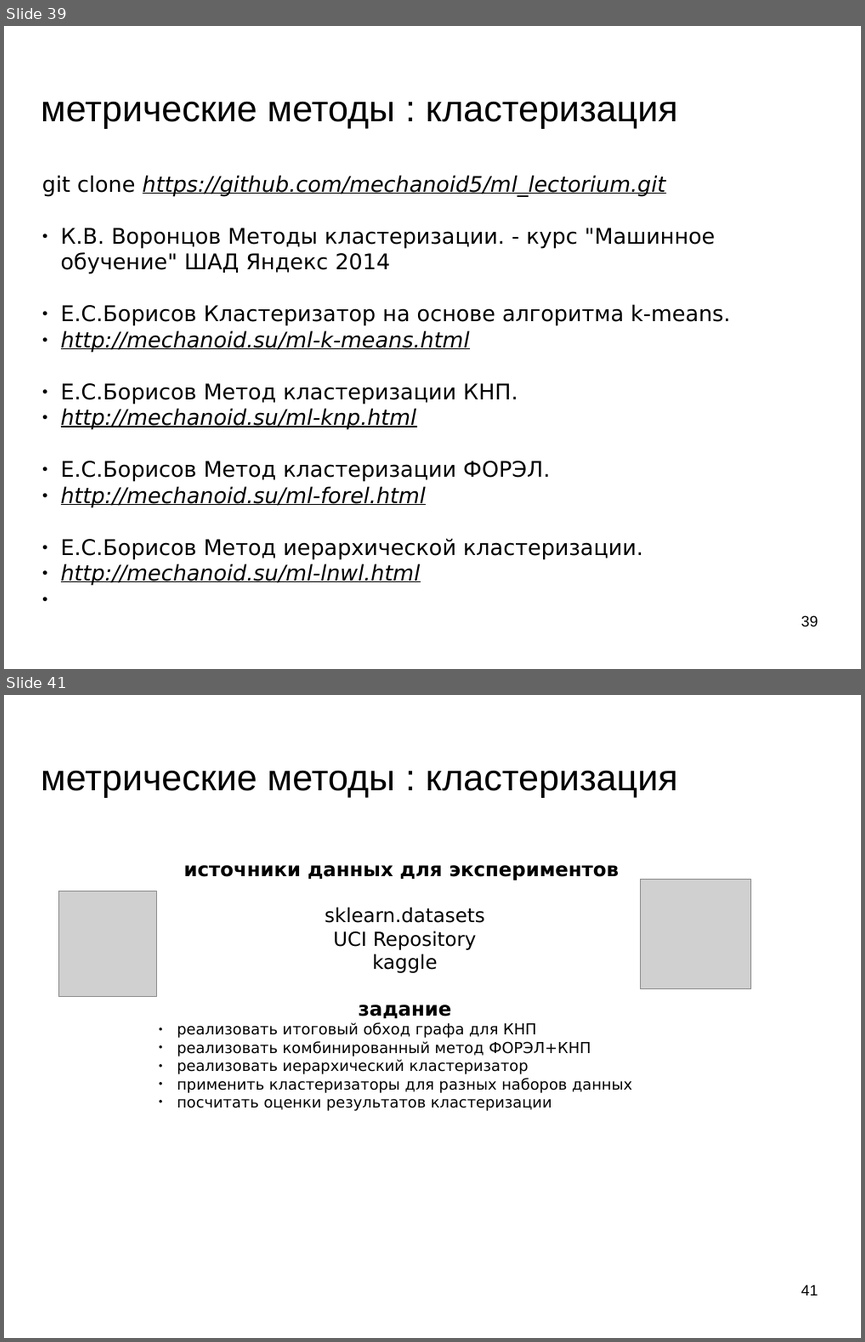
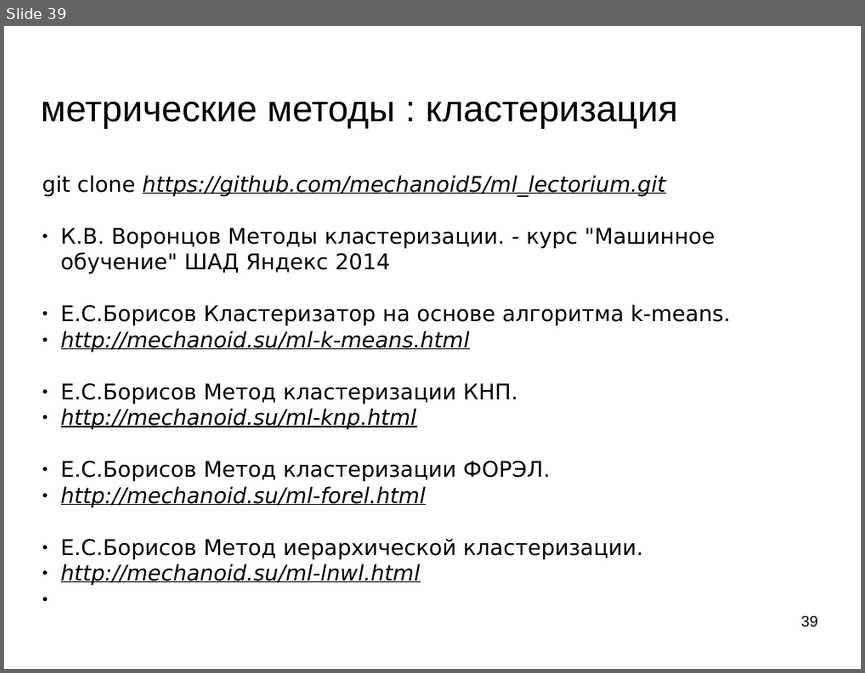
Before and after one commit to mechanoid5/ml_lectorium_legacy, a slide deck: 05-cluster.odp. Shown one above the other, each under a label of ours: slides 39 and 41 before the commit, slide 39 after it; the slides between them are not shown. The pictures are 865x1342 and 865x673 pixels, drawn with LibreOffice and Linux fonts; fonts in the diff are those of the drawing; grey boxes stand for pictures; background and template pictures are left out. Boxes give left, top, right and bottom in pixels: in the first picture for what was removed or moved away, otherwise in the second. Text is boxed around its words. In the diff, an @@ line names an element or a change of style, - is before the commit and + after.

```diff
--- a/05-cluster.odp
+++ b/05-cluster.odp
@@ slide 41 removed at [4, 695, 861, 1338], background picture (left out) @@
@@ title removed at [41, 771, 678, 798] @@
-метрические методы : кластеризация
@@ text removed at [177, 865, 632, 1111] @@
-источники данных для экспериментов
-sklearn.datasets
-UCI Repository
-kaggle
-задание
-● реализовать итоговый обход графа для КНП
-● реализовать комбинированный метод ФОРЭЛ+КНП
-● реализовать иерархический кластеризатор
-● применить кластеризаторы для разных наборов данных
-● посчитать оценки результатов кластеризации
@@ picture removed at [59, 891, 156, 996] @@
@@ picture removed at [641, 879, 751, 989] @@
@@ page number removed at [801, 1284, 818, 1295] @@
-41
```
Also in this commit, not shown: 2 slides changed, 1 other slide removed, 23 other files.
